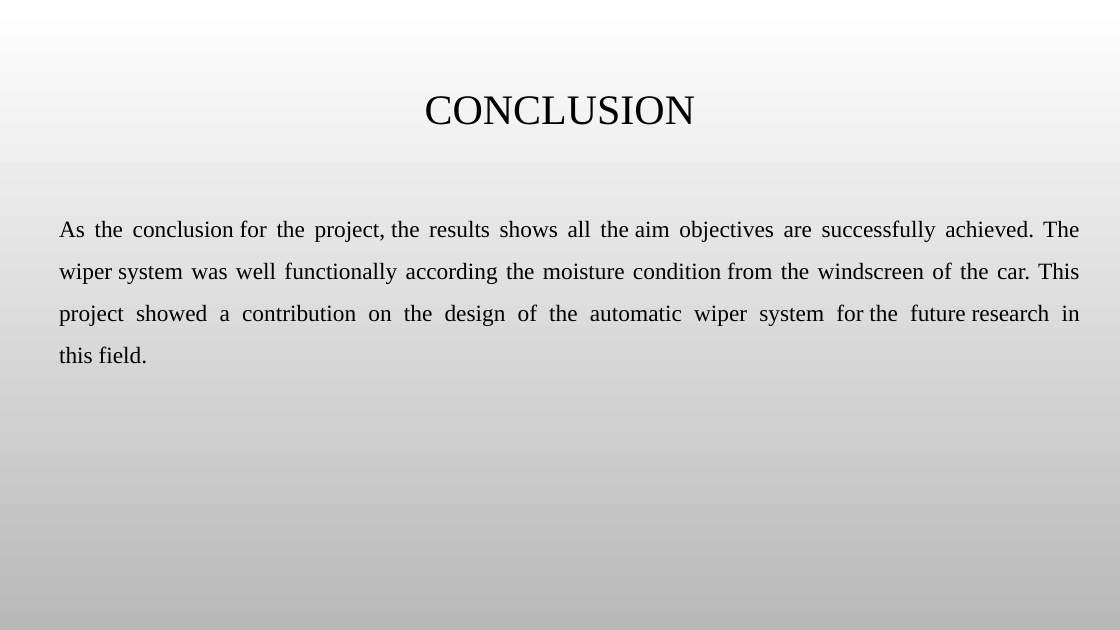
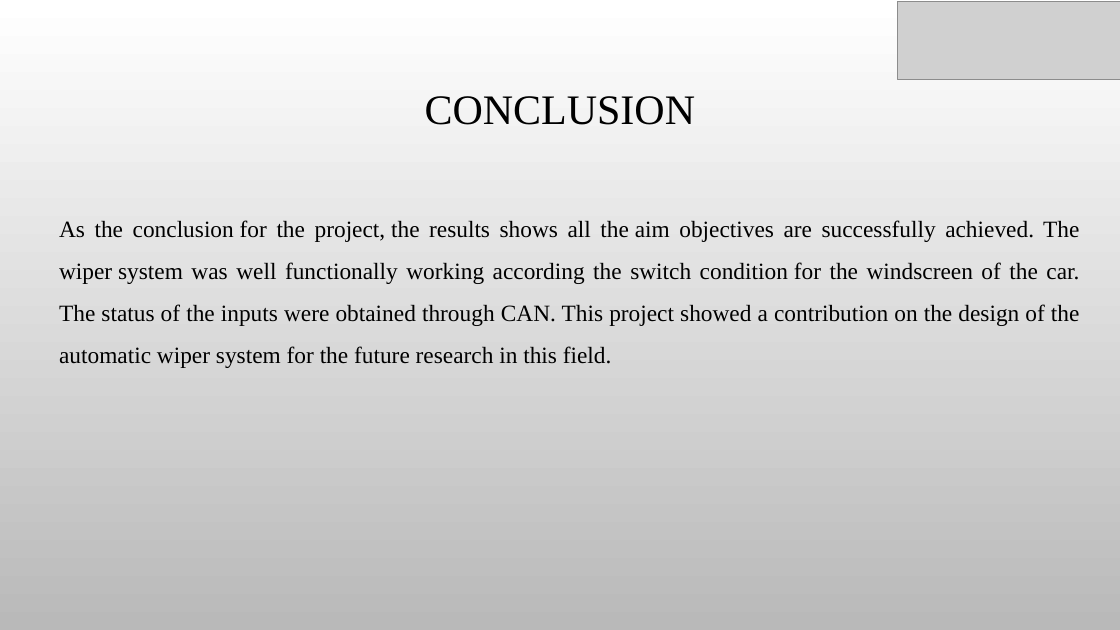
Before and after one commit to SKUP-BATCH3/team4, a slide deck: slide 19 of Final ppt 7-10-22.pptx (slide 20 before the commit). Drawn at 1120x630 pixels with LibreOffice and Linux fonts; fonts in the diff are those of the drawing; grey boxes stand for pictures; background and template pictures are left out. Boxes give left, top, right and bottom in pixels: in the first picture for what was removed or moved away, otherwise in the second. Text is boxed around its words. In the diff, an @@ line names an element or a change of style, - is before the commit and + after.

```diff
--- a/Final ppt 7-10-22.pptx
+++ b/Final ppt 7-10-22.pptx
@@ picture added at (x1=897, y1=2, x2=1120, y2=80) @@
@@ text at (x1=59, y1=220, x2=1079, y2=368): text changed @@
-As the conclusion for the project, the results shows all the aim objectives are successfully achieved. The wiper system was well functionally according the moisture condition from the windscreen of the car. This project showed a contribution on the design of the automatic wiper system for the future research in this field.
+As the conclusion for the project, the results shows all the aim objectives are successfully achieved. The wiper system was well functionally working according the switch condition for the windscreen of the car. The status of the inputs were obtained through CAN. This project showed a contribution on the design of the automatic wiper system for the future research in this field.
```
Also in this commit, not shown: 15 other slides changed, 4 slides added, 4 slides removed, 1 other file.
